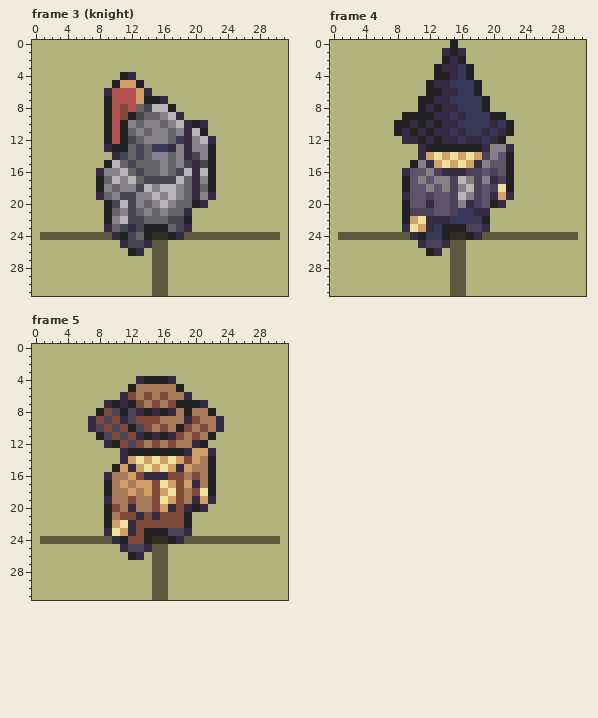
One commit to this pixel-art file: layer2/rendering/assets/iso/units.aseprite. Above: the version before the commit.
32x32 pixels, 5 frames. Shown: frame 3 (knight), frame 4, frame 5.
And afterwards:
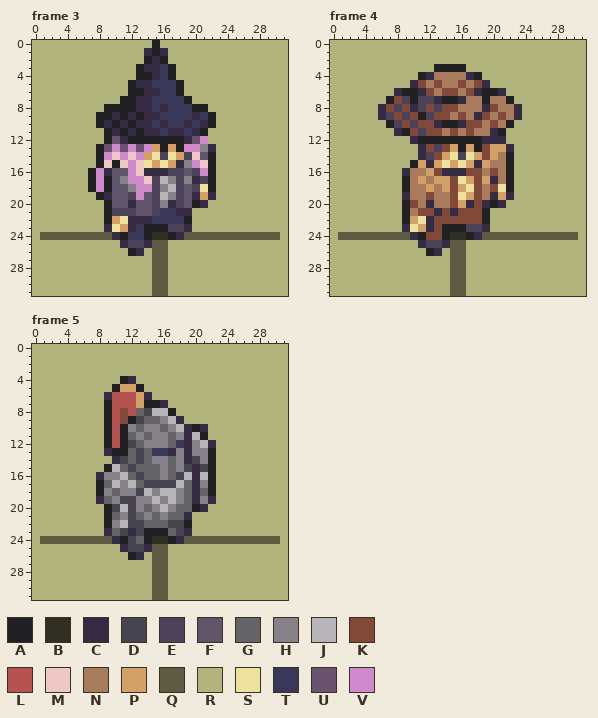
Palette (. is transparent): A #212123  B #312e24  C #352b42  D #45444f  E #4b4158  F #5f556a  G #646365  H #868188  J #b8b5b9  K #80493a  L #b45252  M #edc8c4  N #a77b5b  P #d3a068  Q #5e5b43  R #b2b47e  S #ede19e  T #3a3858  U #6a536e  V #cf8acb
Difference:
--- frame 3, layer "sprite"
@@ x 5..24 @@
- 0 RRRRRRRRRRRRRRRRRRRR
- 1 RRRRRRRRRRRRRRRRRRRR
- 2 RRRRRRRRRRRRRRRRRRRR
- 3 RRRRRRRRRRRRRRRRRRRR
- 4 RRRRRRACRRRRRRRRRRRR
- 5 RRRRRAPPARRRRRRRRRRR
- 6 RRRRCLLLPCRRRRRRRRRR
- 7 RRRRALLLPAACRRRRRRRR
- 8 RRRRALKLGDJJARRRRRRR
- 9 RRRRALKADGGHJCRRRRRR
-10 RRRRALAHGHHGHJCACRRR
-11 RRRRALAGHGHHGHCJARRR
-12 RRRRALADGHHHGTCHJCRR
-13 RRRRCAAGDGTTCHCHHARR
-14 RRRRRCDGDGHHGHCDHARR
-15 RRRRAJGDGGGHGHDCDARR
-16 RRRCHHJGDGGHGDJCJARR
-17 RRRAGJHJGDDDDJGCHARR
-18 RRRAHGHHDJHJJHGCGARR
-19 RRRCGHDDHHJHJHGCHCRR
-20 RRRRADJDHGHJHGGACRRR
-21 RRRRAGHDGHGHGGCRRRRR
-22 RRRRAHJDDGGGDDARRRRR
-23 RRRRCGDCDAAAGDCRRRRR
-24 QQQQQCADGABBACQQQQQQ
-25 RRRRRRCDDCQQRRRRRRRR
+ 0 RRRRRRRRRRARRRRRRRRR
+ 1 RRRRRRRRRCACRRRRRRRR
+ 2 RRRRRRRRRACARRRRRRRR
+ 3 RRRRRRRRACCTARRRRRRR
+ 4 RRRRRRRRAACTARRRRRRR
+ 5 RRRRRRRACCTTTARRRRRR
+ 6 RRRRRRRAACCTTARRRRRR
+ 7 RRRRRRAACCTTTTARRRRR
+ 8 RRRRAAAACCTCTTTAARRR
+ 9 RRRAACACACCTTTTCTARR
+10 RRRACACACCTCTTCTCARR
+11 RRRRACACACCTCCTCARRR
+12 RRRRAUCAAAAAAACUVRRR
+13 RRRAUVUVUVPAPAVVHCRR
+14 RRRAVMVMVPSESPEMFARR
+15 RRRAMAMVMSPSPCHVMARR
+16 RRAVCFFVMCCCEEFEVARR
+17 RRAVAFHVVMEJHEHCEARR
+18 RRAVAFFHVVEHJEFESARR
+19 RRRACFFEVFEJHEFCPCRR
+20 RRRRAFFCFFEHCEFACRRR
+21 RRRRAEEEFFETTCCRRRRR
+22 RRRRAPSCCCTTTTARRRRR
+23 RRRRCSPCTAAAEECRRRRR
+24 QQQQQCATTABBACQQQQQQ
+25 RRRRRRCEECQQRRRRRRRR
 26 RRRRRRRACRQQRRRRRRRR
--- frame 4, layer "sprite"
@@ x 4..25 @@
- 0 RRRRRRRRRRRARRRRRRRRRR
- 1 RRRRRRRRRRCACRRRRRRRRR
- 2 RRRRRRRRRRACARRRRRRRRR
- 3 RRRRRRRRRACCTARRRRRRRR
- 4 RRRRRRRRRAACTARRRRRRRR
- 5 RRRRRRRRACCTTTARRRRRRR
- 6 RRRRRRRRAACCTTARRRRRRR
- 7 RRRRRRRAACCTTTTARRRRRR
- 8 RRRRRRRACACCTTTARRRRRR
- 9 RRRRRAAAACCTCTTTAARRRR
-10 RRRRAACACACCTTTTCTARRR
-11 RRRRACACACCTCTTCTCARRR
-12 RRRRRCCACACCTCCTCARRRR
-13 RRRRRRRCAAAAAAACHHCRRR
-14 RRRRRRRCPSPSPSPEHFARRR
-15 RRRRRRAHCPSPSPCHFFARRR
-16 RRRRRCFFHECCCEEFEFARRR
-17 RRRRRAFHFHHEJHEHCEARRR
-18 RRRRRAFFHFHEHJEFESARRR
-19 RRRRRCFFEFFEJHEFCPCRRR
-20 RRRRRAFFCFFEHCEFACRRRR
-21 RRRRRAEEEFFETTCCRRRRRR
-22 RRRRRAPSCCCTTTTARRRRRR
-23 RRRRRCSPCTAAAEECRRRRRR
-24 QQQQQQCATTABBACQQQQQQQ
+ 0 RRRRRRRRRRRRRRRRRRRRRR
+ 1 RRRRRRRRRRRRRRRRRRRRRR
+ 2 RRRRRRRRRRRRRRRRRRRRRR
+ 3 RRRRRRRRRAAAARRRRRRRRR
+ 4 RRRRRRRACNNNNCARRRRRRR
+ 5 RRRRRRCKNKNNKNKCRRRRRR
+ 6 RRRRCAACKNKKNKCAACRRRR
+ 7 RRRAKEAEECAACNNANNARRR
+ 8 RRCKEKCEKEKKNNNCKNNCRR
+ 9 RRCEKEKAEKKNKNCKNKNCRR
+10 RRRAEKEKKCAACKKNKNARRR
+11 RRRRCAKEKKNKNKNNCARRRR
+12 RRRRRRCAAAAAAAACCCRRRR
+13 RRRRRRRCKEKPAPAKPPCRRR
+14 RRRRRRRCEKPSESPKPNARRR
+15 RRRRRRAPCPSPSPCPNNARRR
+16 RRRRRCNNPKCCCKKNKNARRR
+17 RRRRRANPNPPKSPKPCNARRR
+18 RRRRRANNPNPKPSKNKSARRR
+19 RRRRRCNNKNNKSPKNCPCRRR
+20 RRRRRAKNCNNKPCKCACRRRR
+21 RRRRRANKKCKCKKKARRRRRR
+22 RRRRRAPSCKKKKKKARRRRRR
+23 RRRRRCSPCKAAAEECRRRRRR
+24 QQQQQQCAKKABBACQQQQQQQ
 25 RRRRRRRCEECQQRRRRRRRRR
--- frame 5, layer "sprite"
@@ x 5..25 @@
  3 RRRRRRRRRRRRRRRRRRRRR
- 4 RRRRRRRRCAAACRRRRRRRR
- 5 RRRRRRRANNNNNARRRRRRR
- 6 RRRRRRCKNKNKNNCRRRRRR
- 7 RRRRCACAKNKNKAAACRRRR
- 8 RRRAKEAECACACNANNARRR
- 9 RRCKEKCEKKKNNNCKNNCRR
-10 RRCEKEKAEKNKNAKNKNCRR
-11 RRRAEKEKCACACKNKNARRR
-12 RRRRCAKEKNKNKNNCARRRR
-13 RRRRRRCAAAAAAACPPCRRR
-14 RRRRRRCPSPSPSPKPNARRR
-15 RRRRRAPCPSPSPCPNNARRR
-16 RRRRCNNPKCCCKKNKNARRR
-17 RRRRANPNPPKSPKPCNARRR
-18 RRRRANNPNPKPSKNKSARRR
-19 RRRRCNNKNNKSPKNCPCRRR
-20 RRRRAKNCNNKPCKCACRRRR
-21 RRRRANKKCKCKKKARRRRRR
-22 RRRRAPSCKKKKKKARRRRRR
-23 RRRRCSPCKAAAEECRRRRRR
-24 QQQQQCAKKABBACQQQQQQQ
-25 RRRRRRCEECQQRRRRRRRRR
+ 4 RRRRRRACRRRRRRRRRRRRR
+ 5 RRRRRAPPARRRRRRRRRRRR
+ 6 RRRRCLLLPCRRRRRRRRRRR
+ 7 RRRRALLLPAACRRRRRRRRR
+ 8 RRRRALKLGDJJARRRRRRRR
+ 9 RRRRALKADGGHJCRRRRRRR
+10 RRRRALAHGHHGHJCACRRRR
+11 RRRRALAGHGHHGHCJARRRR
+12 RRRRALADGHHHGTCHJCRRR
+13 RRRRCAAGDGTTCHCHHARRR
+14 RRRRRCDGDGHHGHCDHARRR
+15 RRRRAJGDGGGHGHDCDARRR
+16 RRRCHHJGDGGHGDJCJARRR
+17 RRRAGJHJGDDDDJGCHARRR
+18 RRRAHGHHDJHJJHGCGARRR
+19 RRRCGHDDHHJHJHGCHCRRR
+20 RRRRADJDHGHJHGGACRRRR
+21 RRRRAGHDGHGHGGCRRRRRR
+22 RRRRAHJDDGGGDDARRRRRR
+23 RRRRCGDCDAAAGDCRRRRRR
+24 QQQQQCADGABBACQQQQQQQ
+25 RRRRRRCDDCQQRRRRRRRRR
 26 RRRRRRRACRQQRRRRRRRRR
Where, in picture pixels (left, top, right, bottom), the same in both pictures:
changed: (88, 40, 216, 248)
changed: (378, 40, 522, 240)
changed: (88, 376, 224, 552)
